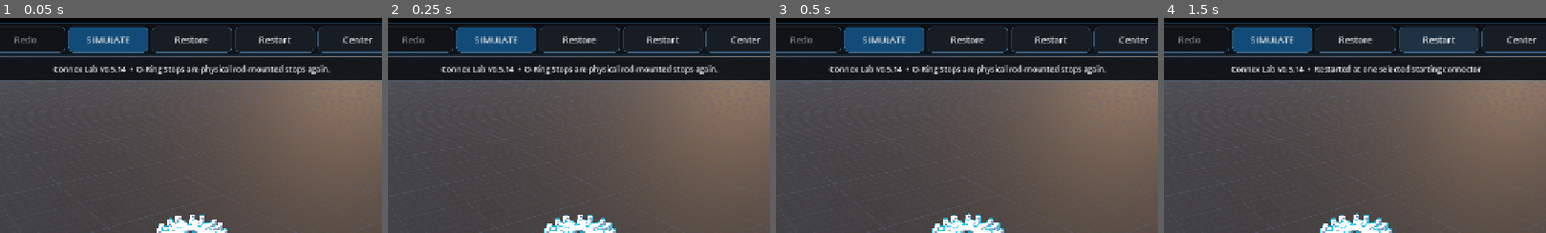
Above: before the commit, frames 1-4 (left to right).
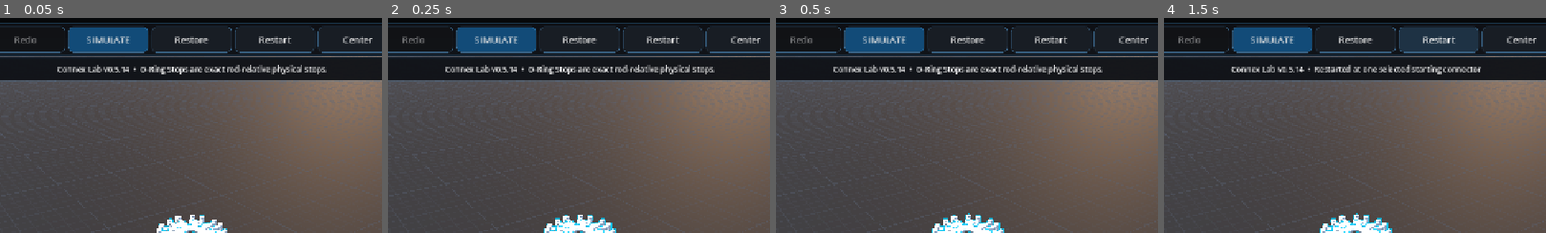
Above: after the commit, the same moments.

Repository: pixel375/connex
Game: Godot game, scene res://Main.tscn
Same seed, same stepped clock (60 frames per second), same inputs: the game is played once before the commit and once after it.
Inputs:
- Up to frame 1 (0.05 s): no input
- Up to frame 2 (0.25 s): no input
- Up to frame 3 (0.5 s): no input
- Up to frame 4 (1.5 s): click "Restart" at 0.5 s; click "Restart" at 1.25 s
The pictures show only the part of the screen within x 25-75%, y 0-50%; the shares and areas given below are measured in that part.

The runs differ from the first frame. In frame 1, 1.6% of the frame differs, in the area x 13-87%, y 21-27%; in frame 2, 1.6%; in frame 3, 1.6%; in frame 4, nothing differs.

Commit message:
Fix O-Ring stops as collidable rod-relative followers

Diff:
--- a/scripts/main_v069.gd
+++ b/scripts/main_v069.gd
@@ -1,13 +1,12 @@
 extends "res://scripts/main_v068.gd"
 
 const VERSION_069 := "0.5.14"
-const O_RING_STOP_COLLIDER_HEIGHT_V069 := 0.32
 
-# v0.5.14 deliberately returns to the original O-Ring model: the ring is a real
-# rigid body fixed to its host rod. The axle joint remains the normal free-slide,
-# free-rotation AXLE joint and the ring itself is what physically stops the hub.
-# These compatibility/debug arrays must stay empty so old proxy/bounded-joint
-# experiments cannot silently return.
+# v0.5.14 keeps the normal AXLE joint completely unchanged. During SIMULATE an
+# O-Ring becomes an exact rod-relative kinematic collider: the editable BUILD
+# weld is detached, the real ring remains collidable, and the ring is parented to
+# its host rod at the same local transform. This avoids both the v0.5.13
+# rod-owned proxy bug and the tiny rigid-body weld flex seen under axle impacts.
 var o_ring_stop_pair_count_v069: int = 0
 var o_ring_axle_replacements_v069: Array = []
 var o_ring_stop_proxies_v069: Array = []
@@ -18,7 +17,7 @@
 	_update_help_text_v030()
 	if update_status_v021 != null:
 		_set_update_status_v021("Current version: v%s" % VERSION_069)
-	_status("O-Ring Stops are physical rod-mounted stops again.")
+	_status("O-Ring Stops are exact rod-relative physical stops.")
 
 
 func _status(text: String) -> void:
@@ -26,38 +25,15 @@
 		status_label.text = "Connex Lab v%s  •  %s" % [VERSION_069, text]
 
 
-# Keep the legacy 0.035 O-Ring body and visual geometry. Only make its stopper
-# collider slightly thicker (0.26 -> 0.32) so loaded contact begins about 0.03
-# units earlier on each face. This absorbs normal Jolt contact/joint compliance
-# without changing the visible part, AXLE joint, rod, or global solver settings.
-func _make_o_ring_body(transform: Transform3D) -> RigidBody3D:
-	var ring := super._make_o_ring_body(transform)
-	for child in ring.get_children():
-		if child is CollisionShape3D:
-			var collision := child as CollisionShape3D
-			if collision.shape is CylinderShape3D:
-				var cylinder := collision.shape as CylinderShape3D
-				cylinder.height = O_RING_STOP_COLLIDER_HEIGHT_V069
-	return ring
-
-
 # Never copy O-Ring collision into the host rod. AXLE joints intentionally
-# exclude connector-vs-rod collision, so a rod-owned proxy cannot stop an axle.
+# exclude connector-vs-rod collision, so a rod-owned proxy can never stop the
+# axle connector reliably.
 func _add_o_ring_proxy_shapes_v068(_ring: RigidBody3D, _rod: RigidBody3D) -> int:
 	return 0
 
 
-# v0.5.13 converted the ring to a collisionless visual follower. Do not do that.
-# The legacy O-Ring body already has exactly the desired semantics:
-#   * a FixedJoint3D-style Generic6DOF mount keeps it attached to the rod,
-#   * the mount excludes only ring-vs-host-rod self collision,
-#   * the ring remains a real collider for axle connectors and other pieces,
-#   * when the rod falls/rotates, the fixed mount carries the ring with it.
-#
-# Deliberately do not enable CCD on the ring. The old behavior used ordinary
-# contact, and testing showed CCD made no measurable difference to this stop.
 func _prepare_o_ring_followers_v068() -> int:
-	o_ring_followers_v068.clear()
+	_restore_o_ring_followers_v068(false)
 	o_ring_proxy_shapes_v068.clear()
 	o_ring_stop_proxies_v069.clear()
 	o_ring_axle_replacements_v069.clear()
@@ -68,39 +44,88 @@
 		var record := record_value as Dictionary
 		if str(record.get("kind", "")) != "o_ring":
 			continue
+		var joint := record.get("joint") as Joint3D
 		var ring := record.get("ring") as RigidBody3D
 		var rod := record.get("rod") as RigidBody3D
-		var joint := record.get("joint") as Joint3D
-		if not is_instance_valid(ring) or not is_instance_valid(rod) or not is_instance_valid(joint):
+		if not is_instance_valid(joint) or not is_instance_valid(ring) or not is_instance_valid(rod):
 			continue
 
+		var local_transform: Transform3D = rod.global_transform.affine_inverse() * ring.global_transform
+		var original_parent := ring.get_parent()
+		var original_index := ring.get_index()
+		var ring_had_host_exception: bool = ring.get_collision_exceptions().has(rod)
+		var rod_had_ring_exception: bool = rod.get_collision_exceptions().has(ring)
+		o_ring_followers_v068.append({
+			"ring": ring,
+			"rod": rod,
+			"joint": joint,
+			"local_transform": local_transform,
+			"collision_layer": ring.collision_layer,
+			"collision_mask": ring.collision_mask,
+			"continuous_cd": ring.continuous_cd,
+			"freeze_mode": ring.freeze_mode,
+			"can_sleep": ring.can_sleep,
+			"original_parent": original_parent,
+			"original_index": original_index,
+			"ring_had_host_exception": ring_had_host_exception,
+			"rod_had_ring_exception": rod_had_ring_exception,
+		})
+
+		# The BUILD weld is no longer needed in SIMULATE because the ring follows
+		# the rod transform exactly. Removing it also removes the source of the
+		# measured 0.44-unit weld stretch under repeated stopper impacts.
+		_disable_o_ring_joint_v068(joint)
+
+		# Preserve normal construction collision for every other body, but never
+		# collide the O-Ring with the rod it is mounted around.
+		if not ring_had_host_exception:
+			ring.add_collision_exception_with(rod)
+		if not rod_had_ring_exception:
+			rod.add_collision_exception_with(ring)
+
+		ring.linear_velocity = Vector3.ZERO
+		ring.angular_velocity = Vector3.ZERO
 		ring.continuous_cd = false
+		ring.freeze_mode = RigidBody3D.FREEZE_MODE_KINEMATIC
+		ring.freeze = true
 		ring.sleeping = false
+		ring.can_sleep = false
+
+		ring.reparent(rod, true)
+		ring.transform = local_transform
 		o_ring_stop_pair_count_v069 += 1
 
+	if o_ring_stop_pair_count_v069 > 0:
+		_rebind_all_joints()
 	return o_ring_stop_pair_count_v069
 
 
-func _release_physical_o_rings_v069() -> void:
-	for ring_value in o_ring_stops:
-		var ring := ring_value as RigidBody3D
-		if not is_instance_valid(ring):
-			continue
-		ring.linear_velocity = Vector3.ZERO
-		ring.angular_velocity = Vector3.ZERO
-		ring.continuous_cd = false
-		ring.freeze = false
-		ring.sleeping = false
+func _restore_o_ring_followers_v068(restore_build_pose: bool = true) -> void:
+	# Remove only the temporary host/self exceptions added by v0.5.14. The base
+	# restore then reparents the ring, restores the BUILD weld, collision policy,
+	# and editable frozen pose.
+	for follower_value in o_ring_followers_v068:
+		var follower := follower_value as Dictionary
+		var ring := follower.get("ring") as RigidBody3D
+		var rod := follower.get("rod") as RigidBody3D
+		if is_instance_valid(ring) and is_instance_valid(rod):
+			if not bool(follower.get("ring_had_host_exception", false)):
+				ring.remove_collision_exception_with(rod)
+			if not bool(follower.get("rod_had_ring_exception", false)):
+				rod.remove_collision_exception_with(ring)
+			var saved_freeze_mode: int = int(follower.get("freeze_mode", RigidBody3D.FREEZE_MODE_STATIC))
+			ring.freeze_mode = saved_freeze_mode as RigidBody3D.FreezeMode
+			ring.continuous_cd = bool(follower.get("continuous_cd", false))
+			ring.can_sleep = bool(follower.get("can_sleep", true))
+	super._restore_o_ring_followers_v068(restore_build_pose)
+	o_ring_stop_pair_count_v069 = 0
 
 
 func _release_physics() -> void:
 	await super._release_physics()
 	if not simulating:
 		return
-	# Later editor runtimes no longer release O-Rings through the old v0.1.4 path,
-	# so explicitly release these physical mounts alongside the ordinary pieces.
-	_release_physical_o_rings_v069()
-	_status("Physics running — %d physical O-Ring Stop%s fixed to host rod%s; axle slide/rotation remain free until contact" % [
+	_status("Physics running — %d collidable O-Ring Stop%s locked exactly to host rod%s; AXLE slide/rotation stay free until contact" % [
 		o_ring_stop_pair_count_v069,
 		"" if o_ring_stop_pair_count_v069 == 1 else "s",
 		"" if o_ring_stop_pair_count_v069 == 1 else "s"
@@ -113,7 +138,7 @@
 		return
 	var label: Label = _find_label_v030(help_panel)
 	if label != null:
-		label.text += "\n\nv0.5.14 O-RING STOPPER: restored the simple physical behavior from the older implementation. An O-Ring Stop is a real collision body fixed directly to its host rod. It moves and falls with that rod, while the normal AXLE joint keeps sliding and rotating freely until the axle connector physically reaches the ring. No host-rod proxy collider, moving proxy body, replacement axle joint, rewritten AXLE travel limit, or O-Ring CCD is used. The visible ring and legacy mass are unchanged; its stopper collider is only slightly thicker to tolerate loaded contact. BUILD keeps the O-Ring editable on the rod; SIMULATE releases the rod and ring together."
+		label.text += "\n\nv0.5.14 O-RING STOPPER: the real O-Ring collider is locked exactly to its host rod during SIMULATE. Its BUILD weld is temporarily detached and the ring becomes a kinematic child of the rod, so it follows every fall and rotation without a tiny rigid-body joint stretching under load. The ring keeps normal construction collision against axle connectors and other pieces, while host-rod self-collision is excluded. The normal AXLE joint remains untouched and keeps free Y slide plus free axle rotation until physical contact. No rod-owned proxy collider, moving proxy body, replacement AXLE joint, artificial travel limit, enlarged O-Ring collider, or O-Ring CCD is used. BUILD/Restore returns the original editable ring and weld."
 
 
 func _on_update_request_completed_v021(result: int, response_code: int, headers: PackedStringArray, body: PackedByteArray) -> void:
